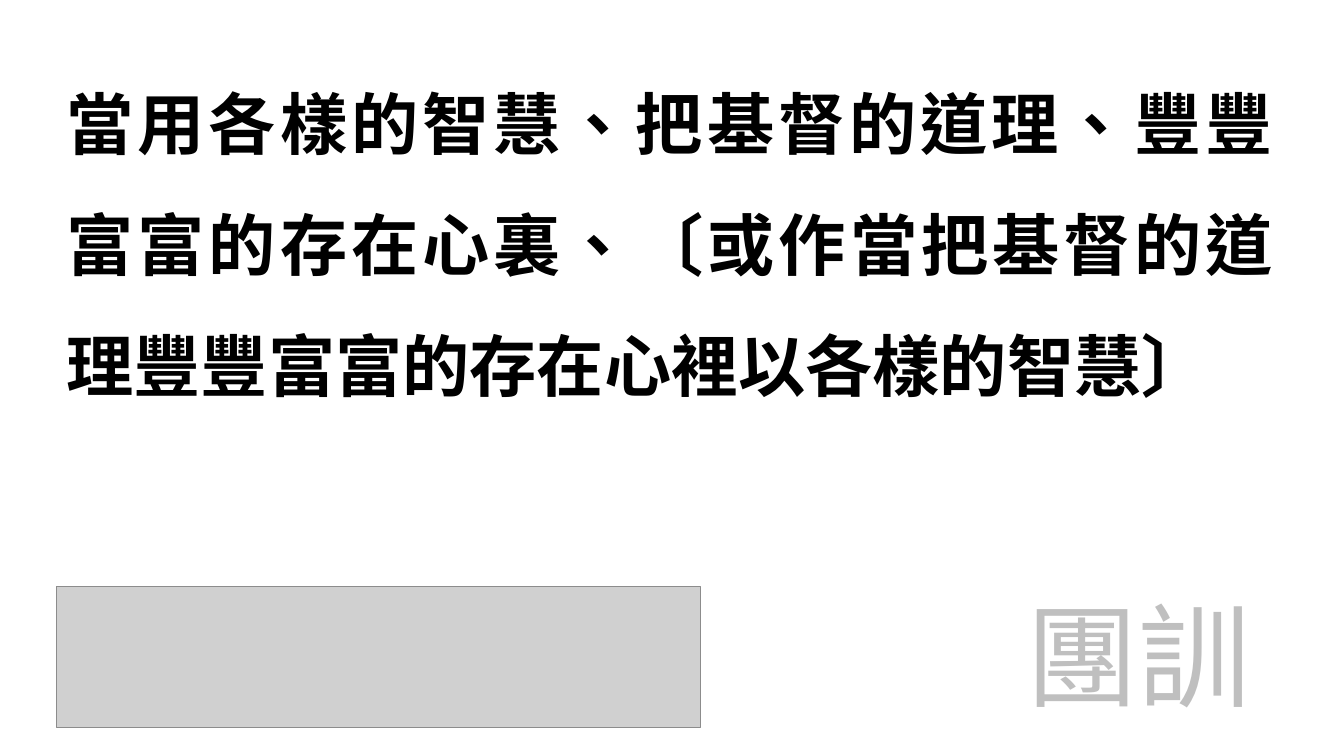
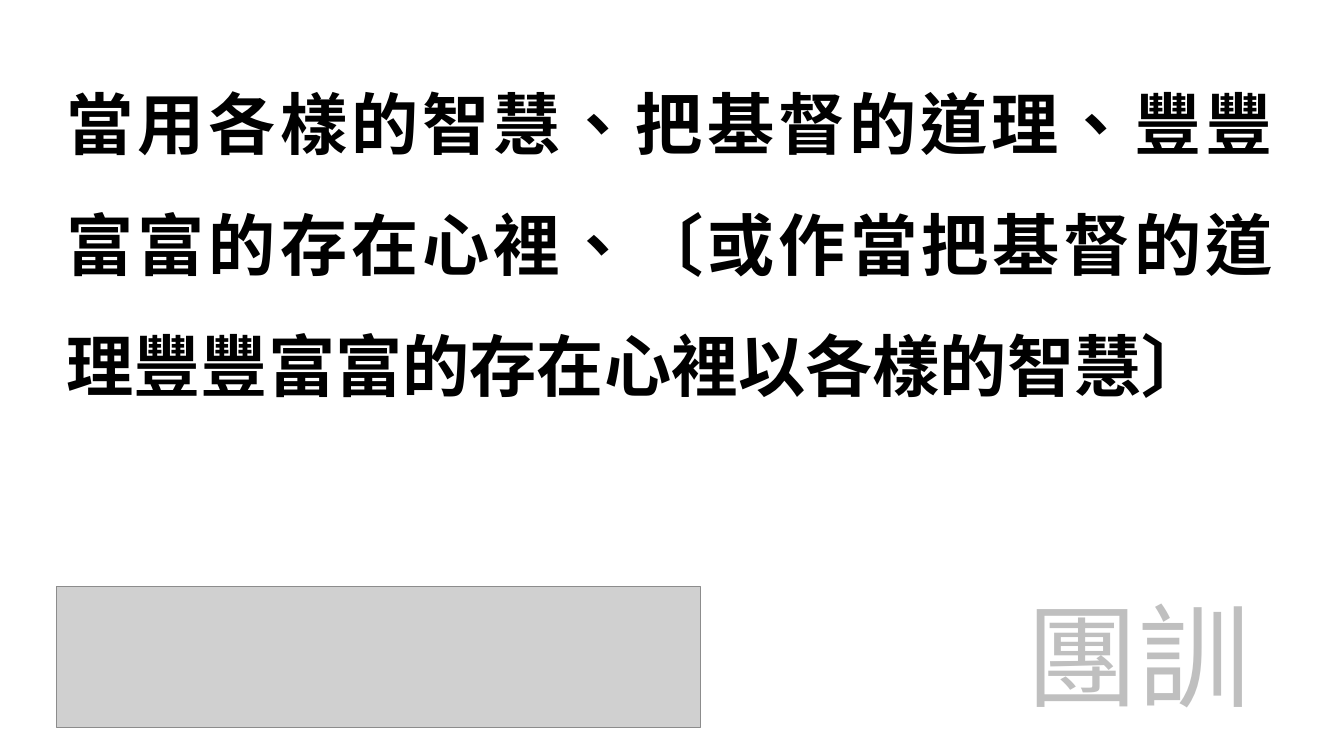
Before and after one commit to pangyan/ridiculands-references, a slide deck: slide 57 of hymns/20171008.pptx. Drawn at 1344x756 pixels with LibreOffice and Linux fonts; fonts in the diff are those of the drawing; grey boxes stand for pictures. Boxes give left, top, right and bottom in pixels: in the first picture for what was removed or moved away, otherwise in the second. Text is boxed around its words. In the diff, an @@ line names an element or a change of style, - is before the commit and + after.

Commit message:
20170923 0559

```diff
--- a/hymns/20171008.pptx
+++ b/hymns/20171008.pptx
@@ text at <box>67,91,1273,398</box>: text changed @@
-當用各樣的智慧、把基督的道理、豐豐富富的存在心裏、〔或作當把基督的道理豐豐富富的存在心裡以各樣的智慧〕
+當用各樣的智慧、把基督的道理、豐豐富富的存在心裡、〔或作當把基督的道理豐豐富富的存在心裡以各樣的智慧〕
```
Also in this commit, not shown: 2 other slides changed.
